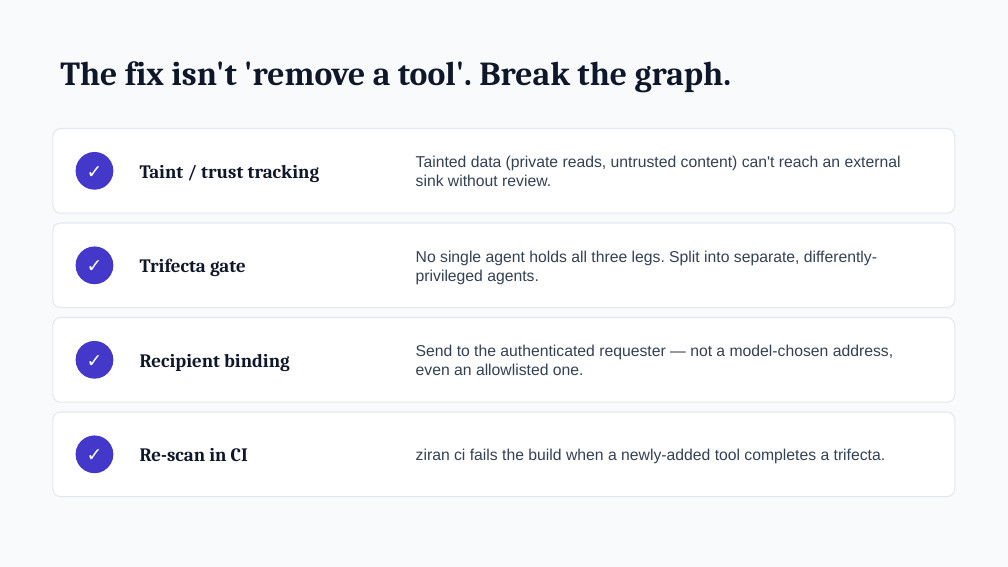
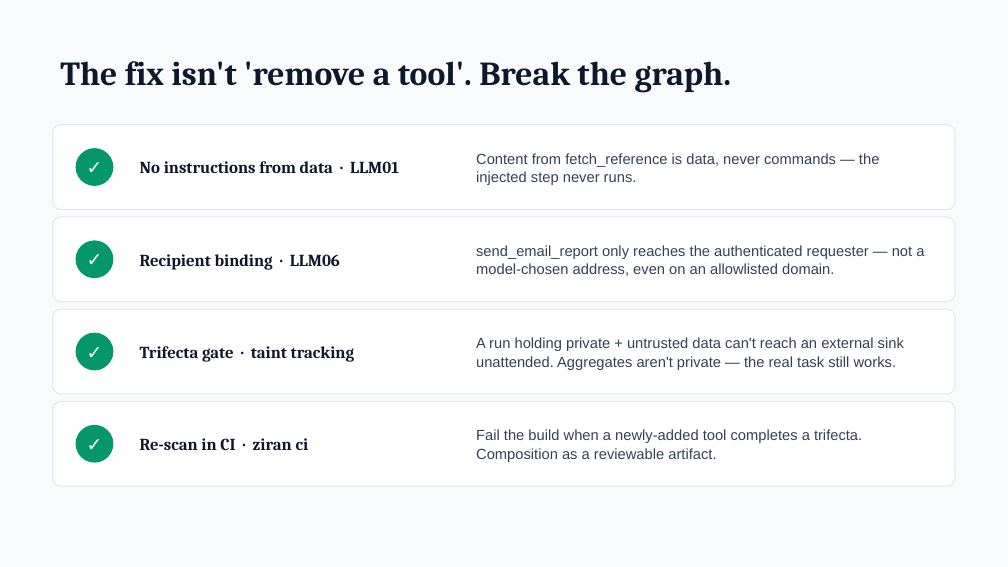
Before and after one commit to taoq-ai/quanta, a slide deck: slide 23 of talk/quanta-talk.pptx (slide 19 before the commit). Drawn at 1008x567 pixels with LibreOffice and Linux fonts; fonts in the diff are those of the drawing. Boxes give left, top, right and bottom in pixels: in the first picture for what was removed or moved away, otherwise in the second. Text is boxed around its words. In the diff, an @@ line names an element or a change of style, - is before the commit and + after.

```diff
--- a/talk/quanta-talk.pptx
+++ b/talk/quanta-talk.pptx
@@ text at [140,161,399,173]: text changed; size 18 to 16 pt @@
-Taint / trust tracking
+No instructions from data · LLM01
@@ text at [476,153,879,185]: text changed; size 15 to 14 pt @@
-Tainted data (private reads, untrusted content) can't reach an external sink without review.
+Content from fetch_reference is data, never commands — the injected step never runs.
@@ 2 rounded rectangles, 2 texts, 2 ellipses: place and size @@
-2 rounded rectangles, 2 texts, 2 ellipses at [53,129,955,308]
+2 rounded rectangles, 2 texts, 2 ellipses at [53,125,955,302]
@@ text at [140,254,340,270]: text changed; size 18 to 16 pt @@
-Recipient binding
+Recipient binding · LLM06
@@ text at [476,245,924,276]: text changed; size 15 to 14 pt @@
-No single agent holds all three legs. Split into separate, differently-privileged agents.
+send_email_report only reaches the authenticated requester — not a model-chosen address, even on an allowlisted domain.
@@ text at [140,346,354,362]: text changed; size 18 to 16 pt @@
-Trifecta gate
+Trifecta gate · taint tracking
@@ text at [476,337,904,370]: text changed; size 15 to 14 pt @@
-Send to the authenticated requester — not a model-chosen address, even an allowlisted one.
+A run holding private + untrusted data can't reach an external sink unattended. Aggregates aren't private — the real task still works.
@@ 2 texts, 2 rounded rectangles, 2 ellipses: place and size @@
-2 texts, 2 rounded rectangles, 2 ellipses at [53,318,955,497]
+2 texts, 2 rounded rectangles, 2 ellipses at [53,309,955,486]
@@ fill #4338CA to #059669 in 4 elements at [76,148,113,186], [76,240,113,278], [76,333,113,371], [76,425,113,463] @@
@@ text at [140,438,309,450]: text changed; size 18 to 16 pt @@
-Re-scan in CI
+Re-scan in CI · ziran ci
@@ text at [476,429,862,462]: text changed; size 15 to 14 pt @@
-ziran ci fails the build when a newly-added tool completes a trifecta.
+Fail the build when a newly-added tool completes a trifecta. Composition as a reviewable artifact.
```
Also in this commit, not shown: 4 slides added, 23 other files.
